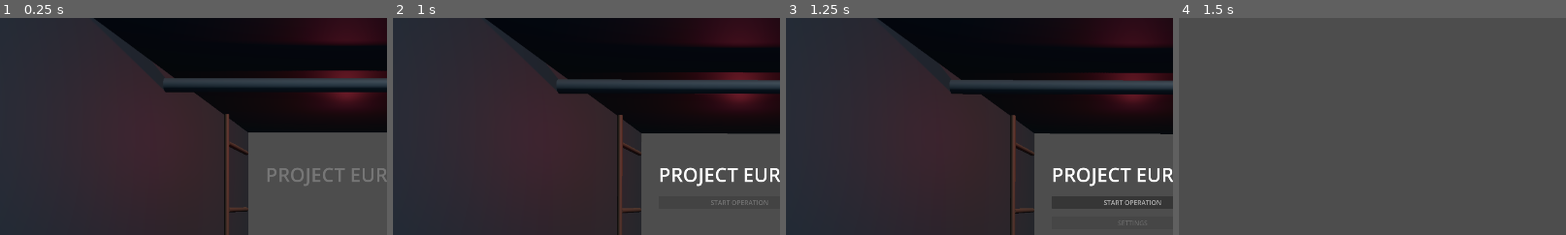
Above: before the commit, frames 1-4 (left to right).
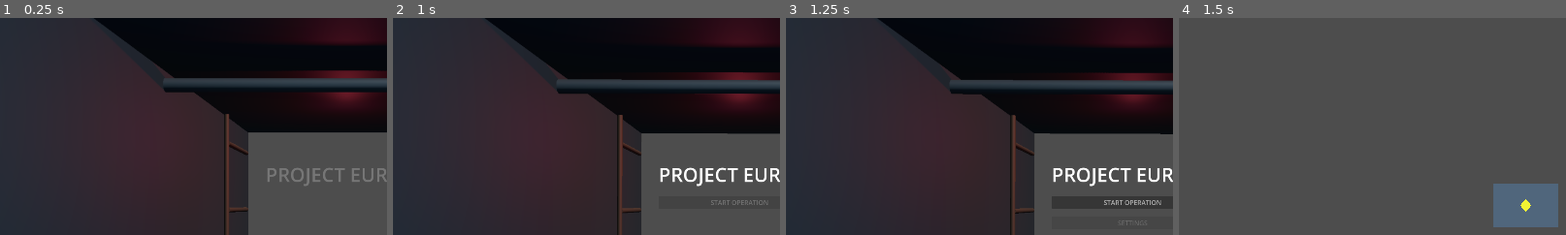
Above: after the commit, the same moments.

Repository: fedemuntaabski/PROJECT-EUROPA---BREACH-SALVAGE
Game: Godot game, scene res://scenes/ui/MainMenu.tscn
The game is run twice, just before and just after one commit, with the same random seed, the same clock (stepped at 60 frames per second) and the same inputs.
Inputs:
- Up to frame 1 (0.25 s): no input
- Up to frame 2 (1 s): hold D (right) from 0.53 s (still down)
- Up to frame 3 (1.25 s): keep holding D (right)
- Up to frame 4 (1.5 s): release D (right) at 1.25 s; click "START OPERATION" at 1.25 s
The pictures show only the part of the screen within x 5-55%, y 7-57%; the shares and areas given below are measured in that part.

Frames 1-3 are identical in both runs. In frame 4, 3.4% of the frame differs, in the area x 81-98%, y 76-97%.

Commit message:
cambios 4

Diff:
--- a/scenes/levels/Game.tscn
+++ b/scenes/levels/Game.tscn
@@ -15,24 +15,44 @@
 script = ExtResource("3_room")
 room_id = &"room_a"
 
+[node name="DebugShape" type="Polygon2D" parent="World/RoomA" unique_id=1485123001]
+color = Color(0.32, 0.42, 0.52, 0.85)
+polygon = PackedVector2Array(-80, -55, 80, -55, 80, 55, -80, 55)
+
 [node name="RoomB" type="Node2D" parent="World" unique_id=2103459381]
 position = Vector2(320, 0)
 script = ExtResource("3_room")
 room_id = &"room_b"
+
+[node name="DebugShape" type="Polygon2D" parent="World/RoomB" unique_id=1485123002]
+color = Color(0.45, 0.36, 0.58, 0.85)
+polygon = PackedVector2Array(-80, -55, 80, -55, 80, 55, -80, 55)
 
 [node name="RoomC" type="Node2D" parent="World" unique_id=2083976924]
 position = Vector2(0, 220)
 script = ExtResource("3_room")
 room_id = &"room_c"
 
+[node name="DebugShape" type="Polygon2D" parent="World/RoomC" unique_id=1485123003]
+color = Color(0.34, 0.56, 0.42, 0.85)
+polygon = PackedVector2Array(-80, -55, 80, -55, 80, 55, -80, 55)
+
 [node name="RoomD" type="Node2D" parent="World" unique_id=1965327321]
 position = Vector2(320, 220)
 script = ExtResource("3_room")
 room_id = &"room_d"
 
+[node name="DebugShape" type="Polygon2D" parent="World/RoomD" unique_id=1485123004]
+color = Color(0.62, 0.48, 0.3, 0.85)
+polygon = PackedVector2Array(-80, -55, 80, -55, 80, 55, -80, 55)
+
 [node name="Player" type="Node2D" parent="World" unique_id=742298786]
 script = ExtResource("4_player")
 
-[node name="Camera2D" type="Camera2D" parent="." unique_id=1905539412]
+[node name="DebugMarker" type="Polygon2D" parent="World/Player" unique_id=1485123005]
+color = Color(0.95, 0.95, 0.2, 1)
+polygon = PackedVector2Array(0, -16, 14, 0, 0, 16, -14, 0)
+
+[node name="Camera2D" type="Camera2D" parent="World/Player" unique_id=1905539412]
 
 [node name="UI" type="CanvasLayer" parent="." unique_id=1654844096]
--- a/scripts/levels/world.gd
+++ b/scripts/levels/world.gd
@@ -27,6 +27,9 @@
 var _current_room_id: StringName = START_ROOM_ID
 
 @onready var _player: Node2D = $Player
+
+const ACTIVE_ROOM_MODULATE := Color(1, 1, 1, 1)
+const INACTIVE_ROOM_MODULATE := Color(0.75, 0.75, 0.75, 0.45)
 
 
 func _ready() -> void:
@@ -65,6 +68,11 @@
 
 func _set_current_room(room_id: StringName) -> void:
 	_current_room_id = room_id
+	for candidate_room_id: StringName in _rooms.keys():
+		var candidate_room: Node2D = _rooms[candidate_room_id]
+		if is_instance_valid(candidate_room):
+			candidate_room.modulate = ACTIVE_ROOM_MODULATE if candidate_room_id == room_id else INACTIVE_ROOM_MODULATE
+
 	var active_room: Node2D = _rooms[room_id]
 
 	if is_instance_valid(_player):
Not shown, added: Game Shell Changes (step 4).md
